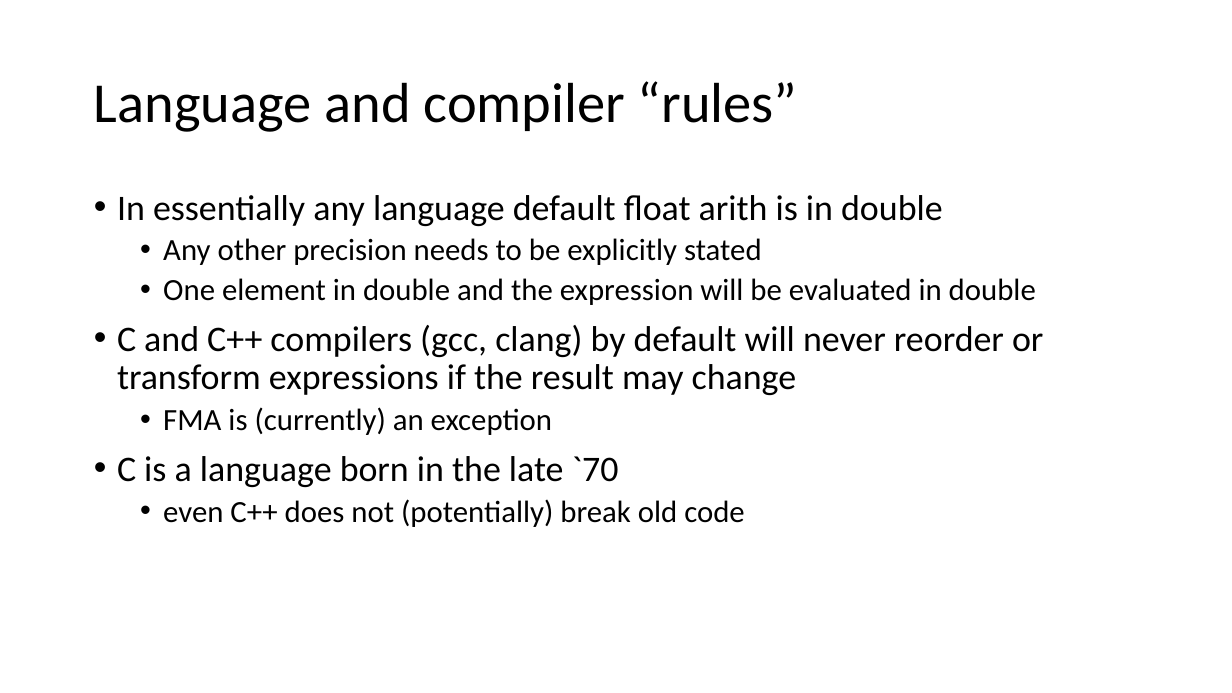
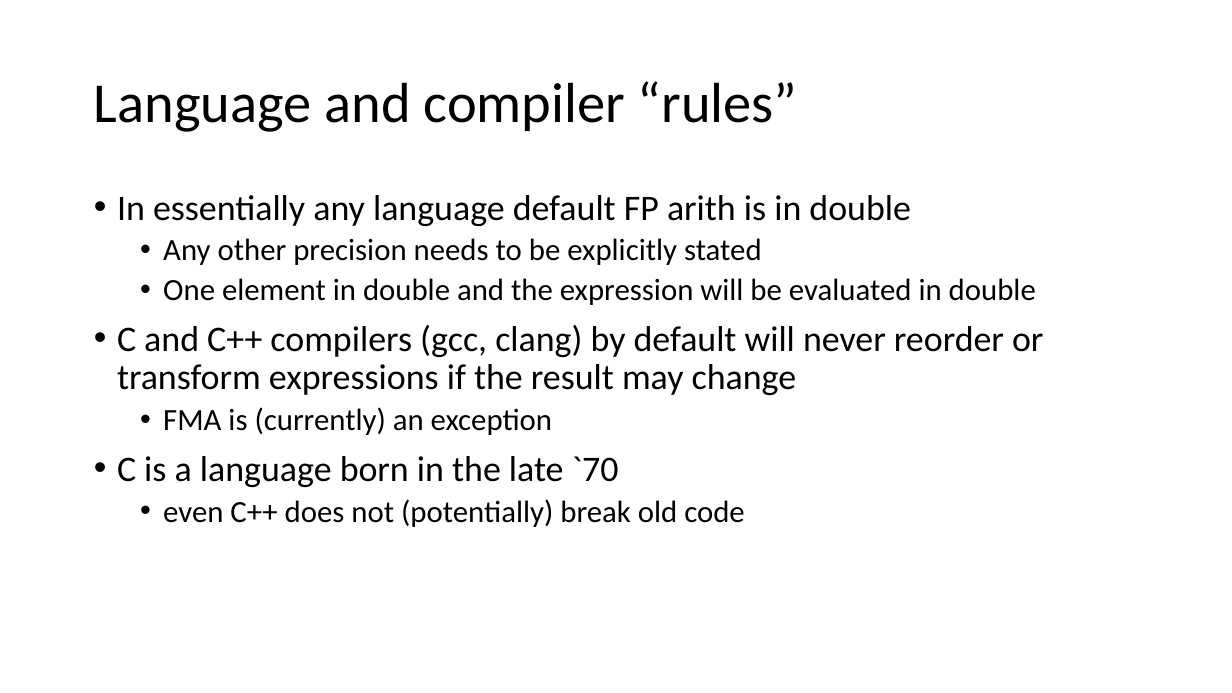
Before and after one commit to VinInn/FPCourse, a slide deck: slide 54 of Slides/FPforScientist.pptx. Drawn at 1232x693 pixels with LibreOffice and Linux fonts; fonts in the diff are those of the drawing. Boxes give left, top, right and bottom in pixels: in the first picture for what was removed or moved away, otherwise in the second. Text is boxed around its words. In the diff, an @@ line names an element or a change of style, - is before the commit and + after.

```diff
--- a/Slides/FPforScientist.pptx
+++ b/Slides/FPforScientist.pptx
@@ text at (x1=117, y1=195, x2=911, y2=226): text changed @@
-• In essentially any language default float arith is in double
+• In essentially any language default FP arith is in double
```
Also in this commit, not shown: 5 other slides changed, 3 slides added.
